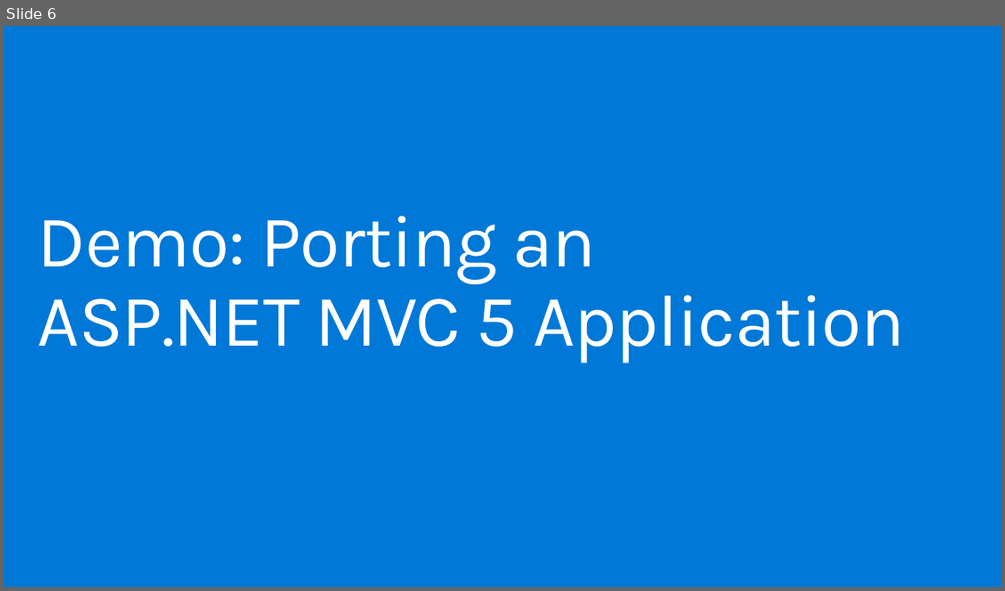
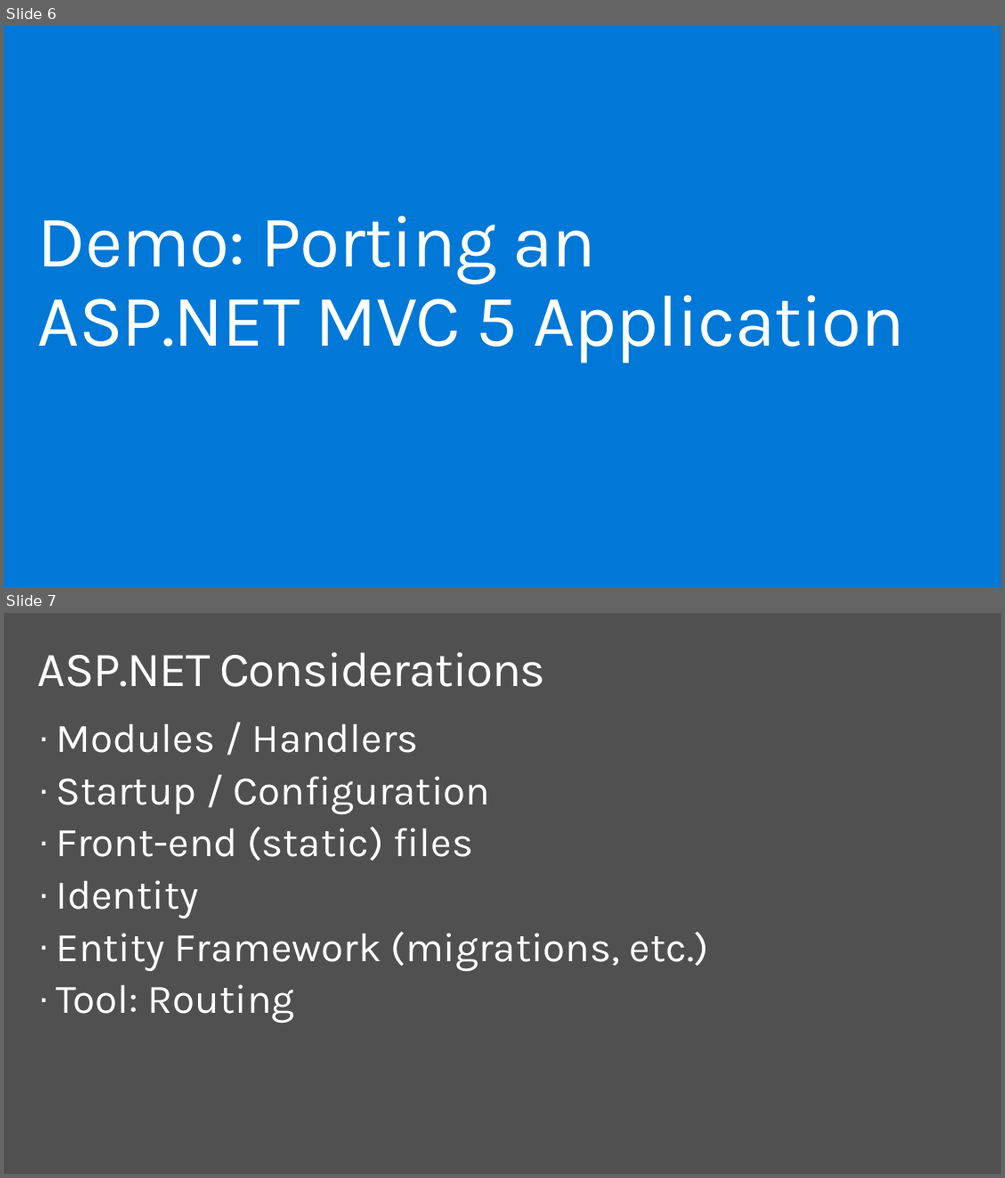
Before and after one commit to dotnet-presentations/dotnetcore-workshop, a slide deck: 4-Porting-From-NET-Framework/netcore-workshop-porting.pptx. Shown one above the other, each under a label of ours: slide 6 before the commit, slides 6 and 7 after it. The pictures are 1005x591 and 1005x1178 pixels, drawn with LibreOffice and Linux fonts; fonts in the diff are those of the drawing; background and template pictures are left out. Boxes give left, top, right and bottom in pixels: in the first picture for what was removed or moved away, otherwise in the second. Text is boxed around its words. In the diff, an @@ line names an element or a change of style, - is before the commit and + after.

```diff
--- a/4-Porting-From-NET-Framework/netcore-workshop-porting.pptx
+++ b/4-Porting-From-NET-Framework/netcore-workshop-porting.pptx
@@ slide 7 added at [4,613,1001,1174], background #505050 @@
@@ title added at [38,652,545,687], 48 pt, text #FFFFFF @@
+ASP.NET Considerations
@@ text added at [56,724,709,1022], 40 pt, text #FFFFFF @@
+· Modules / Handlers
+· Startup / Configuration
+· Front-end (static) files
+· Identity
+· Entity Framework (migrations, etc.)
+· Tool: Routing
```
Also in this commit, not shown: 1 other slide added.
